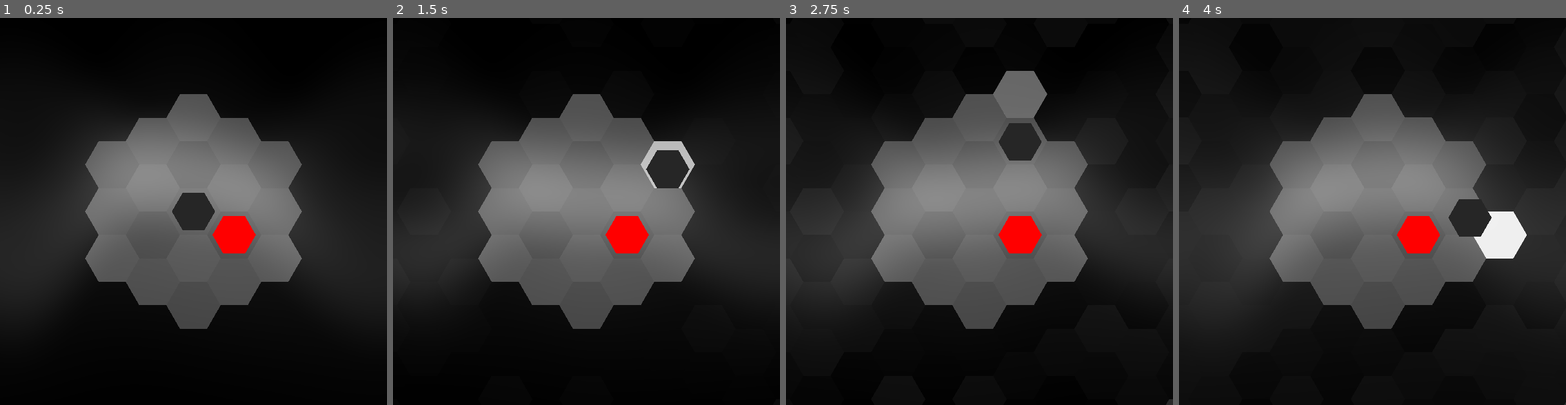
Above: before the commit, frames 1-4 (left to right).
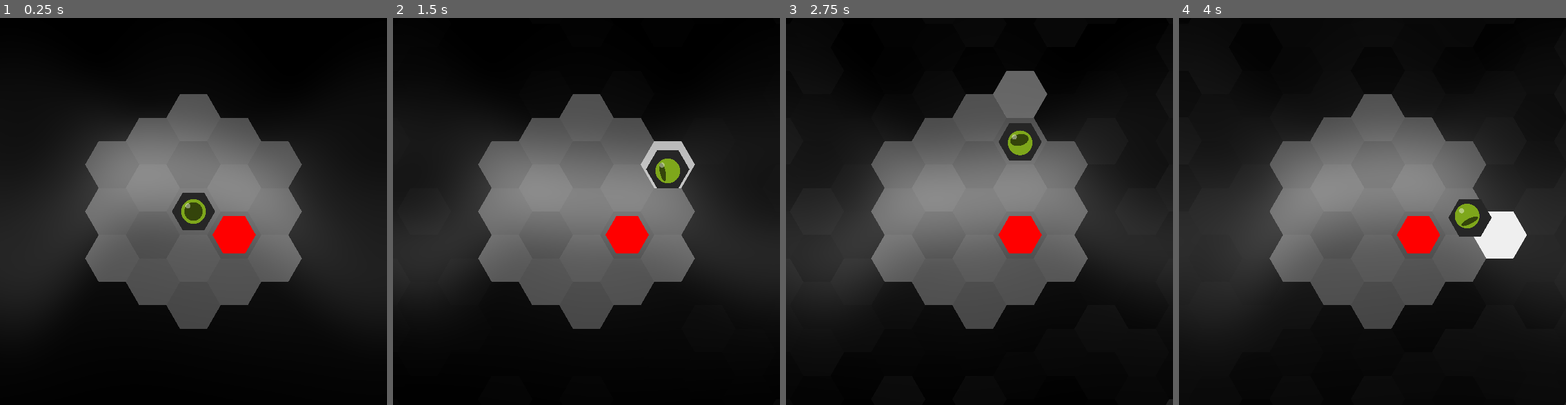
Above: after the commit, the same moments.

Repository: redpebble/sneksagon
Game: Godot game, scene res://scenes/map.tscn
Two runs of this game, one before a commit and one after it. Both use one fixed random seed, a clock stepped at 60 frames per second and the inputs below. Sound files missing from this copy of the repository are replaced by a short silence.
Inputs (mouse positions are in pixels of both pictures, inside the frame that each line leads up to):
- Up to frame 1 (0.25 s): no input
- Up to frame 2 (1.5 s): tap Enter at 0.5 s; move the mouse to (671, 192) at 0.52 s; press the mouse at (671, 192) at 0.53 s; hold D (down_right) 0.53-1.28 s; move the mouse to (509, 230) at 1.27 s; release the mouse at (509, 230) at 1.28 s; hold S (down) from 1.28 s (still down); click (509, 230) at 1.35 s
- Up to frame 3 (2.75 s): move the mouse to (1018, 126) at 2.02 s; release S (down) at 2.03 s; press the mouse at (1018, 126) at 2.03 s; hold D (down_right) from 2.03 s (still down)
- Up to frame 4 (4 s): move the mouse to (1353, 288) at 2.77 s; release D (down_right) at 2.78 s; release the mouse at (1353, 288) at 2.78 s; hold W (up) 2.78-3.53 s; click (1353, 288) at 2.85 s; move the mouse to (1488, 269) at 3.52 s; press the mouse at (1488, 269) at 3.53 s; hold A (down_left) from 3.53 s (still down)

The runs differ from the first frame. In frame 1, 0.3% of the frame differs, in the area x 46-54%, y 46-54%; in frame 2, 0.3%; in frame 3, 0.3%; in frame 4, 0.3%.

Commit message:
Added Eye that tracks the mouse position
I intend to make the tracking compatible with all input types soon.

Diff:
--- /dev/null
+++ b/assets/Textures/snake_eye.svg
@@ -0,0 +1,91 @@
+<?xml version="1.0" encoding="UTF-8" standalone="no"?>
+<!-- Created with Inkscape (http://www.inkscape.org/) -->
+
+<svg
+   width="32"
+   height="32"
+   viewBox="0 0 32 32"
+   version="1.1"
+   id="svg1"
+   inkscape:export-filename="snake_eye\shine.png"
+   inkscape:export-xdpi="2560"
+   inkscape:export-ydpi="2560"
+   inkscape:version="1.3.2 (091e20e, 2023-11-25, custom)"
+   sodipodi:docname="snake_eye.svg"
+   xmlns:inkscape="http://www.inkscape.org/namespaces/inkscape"
+   xmlns:sodipodi="http://sodipodi.sourceforge.net/DTD/sodipodi-0.dtd"
+   xmlns="http://www.w3.org/2000/svg"
+   xmlns:svg="http://www.w3.org/2000/svg">
+  <sodipodi:namedview
+     id="namedview1"
+     pagecolor="#ffffff"
+     bordercolor="#666666"
+     borderopacity="1.0"
+     inkscape:showpageshadow="2"
+     inkscape:pageopacity="0.0"
+     inkscape:pagecheckerboard="0"
+     inkscape:deskcolor="#d1d1d1"
+     inkscape:document-units="px"
+     showgrid="true"
+     inkscape:zoom="16.833558"
+     inkscape:cx="28.03923"
+     inkscape:cy="18.682919"
+     inkscape:window-width="2560"
+     inkscape:window-height="1377"
+     inkscape:window-x="-8"
+     inkscape:window-y="-8"
+     inkscape:window-maximized="1"
+     inkscape:current-layer="g4">
+    <inkscape:grid
+       id="grid1"
+       units="px"
+       originx="0"
+       originy="0"
+       spacingx="1"
+       spacingy="1"
+       empcolor="#3f3fff"
+       empopacity="0.25098039"
+       color="#3f3fff"
+       opacity="0.1254902"
+       empspacing="4"
+       dotted="false"
+       gridanglex="30"
+       gridanglez="30"
+       visible="true" />
+  </sodipodi:namedview>
+  <defs
+     id="defs1" />
+  <circle
+     style="fill:#7ea71b;fill-opacity:1"
+     id="path1"
+     cx="16"
+     cy="16"
+     r="12"
+     inkscape:label="iris" />
+  <ellipse
+     style="fill:#34440b;fill-opacity:1;stroke-width:1.41753"
+     id="path2"
+     cx="16"
+     cy="16"
+     inkscape:label="pupil"
+     rx="8.930707"
+     ry="9" />
+  <g
+     id="g4"
+     inkscape:label="Shine"
+     style="opacity:1;mix-blend-mode:normal"
+     transform="matrix(0.44444444,0,0,0.44444444,4.6666667,5.7777778)">
+    <circle
+       style="fill:#ffffff;fill-opacity:1;stroke-width:3.75002"
+       id="path3"
+       cx="13.125"
+       cy="10.625"
+       r="5.625" />
+    <circle
+       style="fill:#ffffff;fill-opacity:1;stroke-width:3.75002"
+       id="circle12"
+       cx="13.125"
+       cy="10.625"
+       r="5.625" />
+  </g>
+</svg>
--- /dev/null
+++ b/scenes/eye.gd
@@ -0,0 +1,32 @@
+extends Node2D
+
+@onready var iris = $Iris
+@onready var pupil = $Iris/Pupil
+@onready var shine = $Shine
+
+@export_range(0.1, 0.5, 0.01) var tracking_strength = 0.3
+
+var max_mouse_distance = 50
+var max_pupil_offset = 150
+var min_scale_x = 0.3
+
+func _ready() -> void:
+	MapManager.scale_to_hex_width(self, iris.texture.get_width() * 2.2)
+
+func _process(delta: float) -> void:
+	# follow mouse angle
+	var mouse_direction = global_position.direction_to(get_global_mouse_position())
+	iris.rotation = lerp_angle(iris.rotation, mouse_direction.angle(), tracking_strength)
+
+	# offset pupil toward mouse
+	var mouse_distance = global_position.distance_to(get_global_mouse_position())
+	var new_offset  : float = min(max_pupil_offset, remap(mouse_distance, 0, max_mouse_distance, 0, max_pupil_offset))
+	pupil.offset.x = lerp(pupil.offset.x, new_offset / pupil.scale.x, tracking_strength)
+
+	# enlarge pupil when mouse is close by
+	var new_scale_x : float = max(min_scale_x, remap(mouse_distance, 0, max_mouse_distance, 1, min_scale_x))
+	pupil.scale.x  = lerp(pupil.scale.x, new_scale_x, tracking_strength)
+
+	# shift the shine slowly to add weight to the motion
+	var shine_pivot = mouse_direction.normalized() * 10
+	shine.offset = lerp(shine.offset, shine_pivot, tracking_strength * 0.2)
--- a/scenes/hex/hex.gd
+++ b/scenes/hex/hex.gd
@@ -25,7 +25,7 @@
 		scale_tween.kill()
 	var scale_multiplier := 1.2
 	var original_scale = Vector2.ONE * MapManager.hex_scale * scale_factor
-	scale_tween = create_tween().set_trans(Tween.TRANS_SINE).set_ease(Tween.EASE_OUT)
+	scale_tween = create_tween().set_trans(Tween.TRANS_CIRC).set_ease(Tween.EASE_OUT)
 	scale_tween.tween_property(self, "scale", original_scale * scale_multiplier, duration * 0.3)
 	scale_tween.set_ease(Tween.EASE_IN)
 	scale_tween.tween_property(self, "scale", Vector2.ZERO, duration * 0.7)
--- a/scenes/hex/snake_hex.gd
+++ b/scenes/hex/snake_hex.gd
@@ -34,11 +34,11 @@
 		method = method.bindv(args)
 		next_segment.propagate(method, delay_interval)
 
-func detach(duration := 0.25):
+func detach(duration := 0.2):
 	if prev_segment:
 		prev_segment.next_segment = null
 	MapManager.erase_entity(self)
-	flash(1.0, duration * 0.8)
+	flash(0.6, duration)
 	await shrink(duration).finished
 	detach_finished.emit()
 
--- a/scenes/singleton/map_manager.gd
+++ b/scenes/singleton/map_manager.gd
@@ -170,7 +170,6 @@
 
 func _on_wave_timer_timeout():
 	start_wave_timer()
-	var grid := valid_coords.keys()
 	var screen_size : Vector2 = get_window().size
 	var edge_coverage = 2
 	var cols : int = edge_coverage + floori(screen_size.x / MapManager.get_hex_width() / MapManager.HEX_COL_RATIO)
@@ -193,6 +192,6 @@
 	var all_coords = background.keys()
 	while not all_coords.is_empty():
 		var hex = background[all_coords.pop_back()]
-		hex.loop(hex.pulse.bind(0.2, 8.0), 0.3)
+		hex.loop(hex.pulse.bind(0.15, 8.0), 0.3)
 		all_coords.shuffle()
 		await get_tree().create_timer(pulse_interval).timeout
--- a/scenes/snake.gd
+++ b/scenes/snake.gd
@@ -141,7 +141,7 @@
 
 			if is_body_part:
 				# detach segments after collision point
-				e.propagate(e.detach.bind(0.25), 0.05)
+				detach_at(e)
 
 			if is_collectable:
 				head.propagate(head.swell.bind(1.15, 0.3), 0.15)
@@ -158,7 +158,7 @@
 	if hit_wall:
 		# only animate the head bumping
 		head.bump(collision_coords, bump_distance, duration)
-		detach_all()
+		detach_at(head.next_segment)
 	else:
 		head.propagate(head.bump.bind(collision_coords, bump_distance, duration), 0.03)
 
@@ -173,13 +173,13 @@
 
 # SEGMENT CONTROL -------------------------------------------------------------------------------- #
 
-## Creates the base segment of a snake at the given coordinates
+## Creates the base segment of a snake at the given coordinates.
 func make_head(hex_coords : Vector2) -> void:
 	head = MapManager.create_hex(snake_hex_scene.instantiate(), hex_coords, MapManager.Layers.ENTITIES, color.lightened(0.15))
 	if automatic_movement:
 		move_timer.start(move_interval)
 
-## Creates a new segment at the tail's grid coordinates
+## Creates a new segment at the tail's grid coordinates.
 func extend() -> void:
 	var tail := get_tail()
 	if tail:
@@ -187,15 +187,10 @@
 		tail.next_segment = new_hex
 		new_hex.prev_segment = tail
 
-## Detaches all segments from the head.
-func detach_all():
-	if get_length() > 1:
-		# save reference to tail
-		var tail = get_tail()
-		head.next_segment.propagate(head.next_segment.detach.bind(0.25), 0.05)
-		await tail.detach_finished
-		# delay briefly afterwards
-		await get_tree().create_timer(0.2).timeout
+## Detaches the given segment and all that follow it.
+func detach_at(segment : SnakeHex):
+	if segment and segment != head:
+		segment.propagate(segment.detach.bind(0.15), 0.04)
 
 ## Gets the snake's last segment.
 func get_tail() -> SnakeHex:
--- a/scenes/snake.tscn
+++ b/scenes/snake.tscn
@@ -1,10 +1,14 @@
-[gd_scene load_steps=6 format=3 uid="uid://ddta8mux3pdy3"]
+[gd_scene load_steps=10 format=3 uid="uid://ddta8mux3pdy3"]
 
 [ext_resource type="Script" uid="uid://dniflly1p6vxu" path="res://scenes/snake.gd" id="1_a5f6l"]
 [ext_resource type="Script" uid="uid://yi24ab38vuqq" path="res://general/VariableStreamPlayer2D.gd" id="2_yc36x"]
 [ext_resource type="Script" uid="uid://562ot6hqud1j" path="res://scenes/hex/input_parser.gd" id="3_auphx"]
 [ext_resource type="AudioStream" uid="uid://dwgrjciogt6xm" path="res://assets/Audio/SFX/select_1.wav" id="3_l4b1q"]
 [ext_resource type="AudioStream" uid="uid://bdnxvfuec111i" path="res://assets/Audio/SFX/collide.wav" id="5_4j5f3"]
+[ext_resource type="Script" uid="uid://34xdm4nnjc3m" path="res://scenes/eye.gd" id="6_oj63r"]
+[ext_resource type="Texture2D" uid="uid://8skl2go7sxqs" path="res://assets/Textures/snake_eye/iris.png" id="7_f07f3"]
+[ext_resource type="Texture2D" uid="uid://doa3ubrlky82k" path="res://assets/Textures/snake_eye/pupil.png" id="8_10gix"]
+[ext_resource type="Texture2D" uid="uid://wu7afqw0spfb" path="res://assets/Textures/snake_eye/shine.png" id="9_10gix"]
 
 [node name="Snake" type="Node2D"]
 script = ExtResource("1_a5f6l")
@@ -29,3 +33,18 @@
 
 [node name="MoveTimer" type="Timer" parent="."]
 one_shot = true
+
+[node name="Eye" type="Node2D" parent="."]
+z_index = 100
+script = ExtResource("6_oj63r")
+tracking_strength = 0.2
+
+[node name="Iris" type="Sprite2D" parent="Eye"]
+texture = ExtResource("7_f07f3")
+
+[node name="Pupil" type="Sprite2D" parent="Eye/Iris"]
+texture = ExtResource("8_10gix")
+
+[node name="Shine" type="Sprite2D" parent="Eye"]
+modulate = Color(1, 1, 1, 0.415686)
+texture = ExtResource("9_10gix")
Binary file added: assets/Textures/circle.png
Binary file added: assets/Textures/snake_eye/iris.png
Binary file added: assets/Textures/snake_eye/pupil.png
Binary file added: assets/Textures/snake_eye/shine.png
Not shown, added: scenes/eye.gd.uid
Not shown, changed: .gitignore
